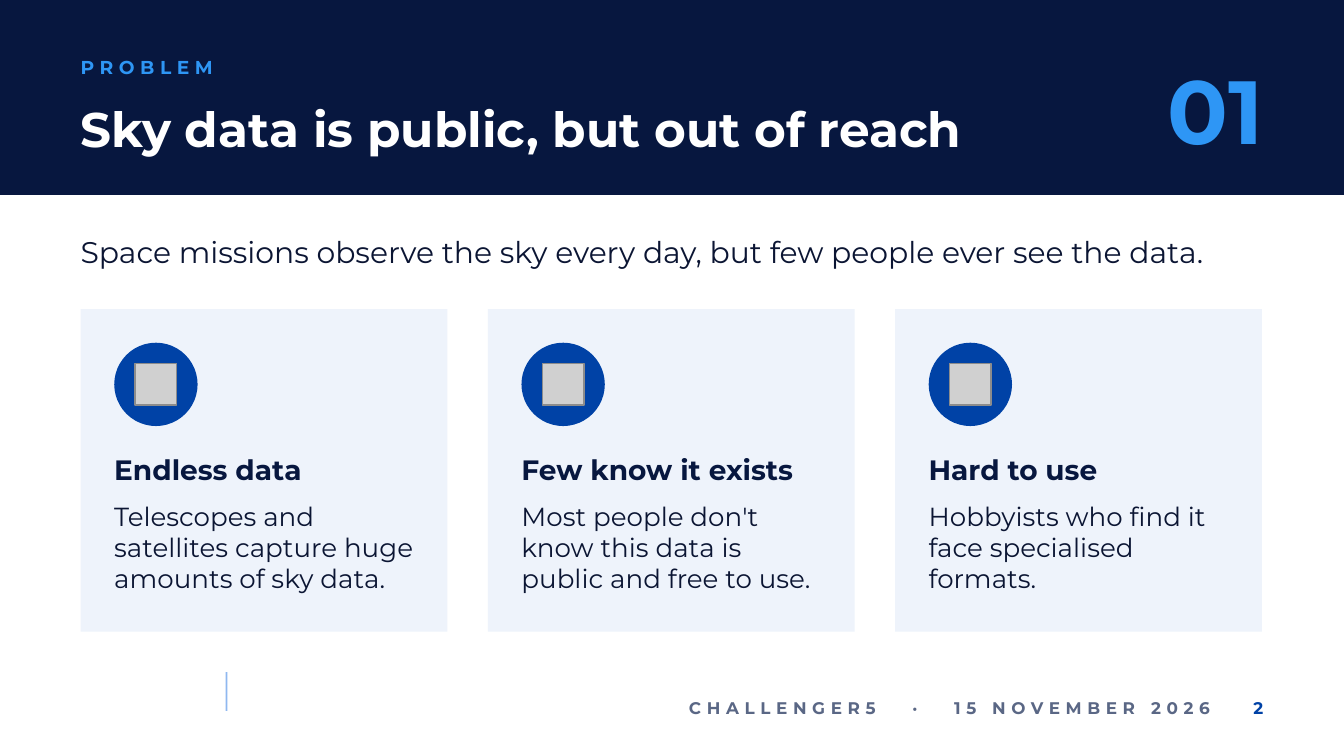
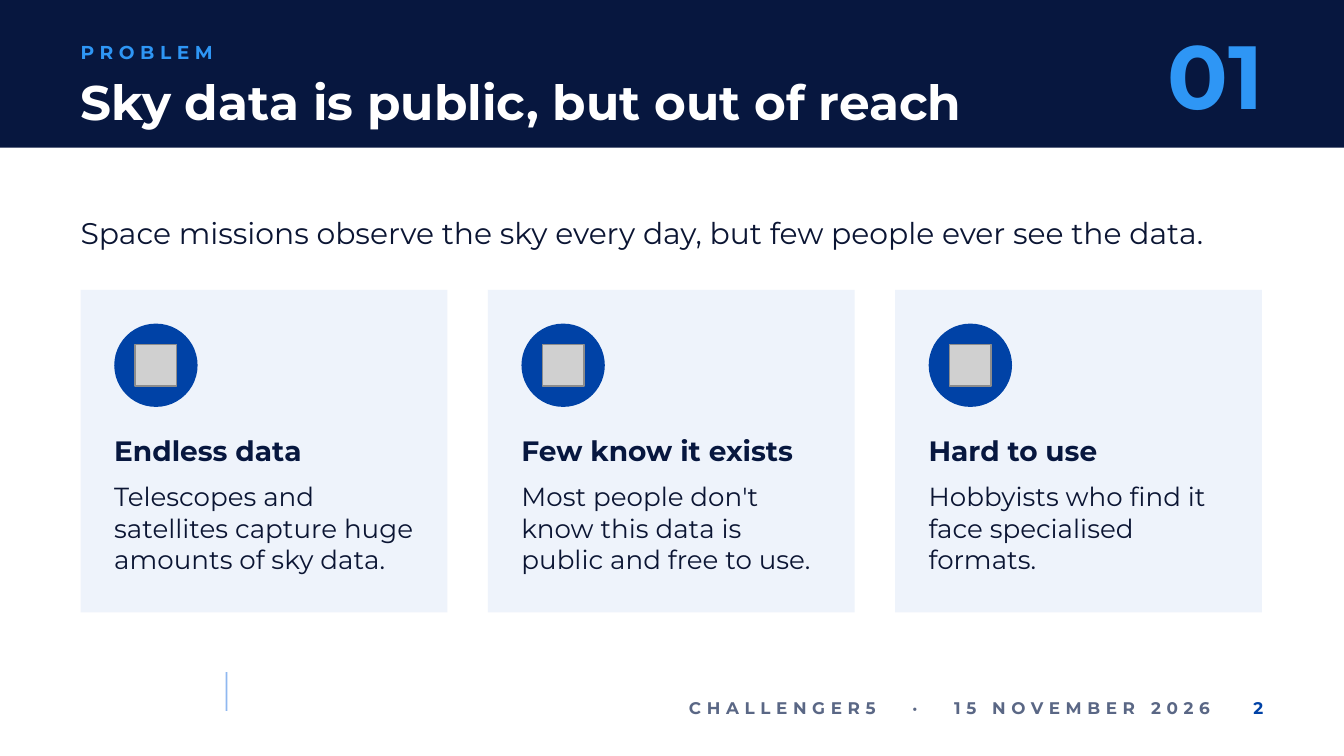
Before and after one commit to ngydc/sac-challenger5, a slide deck: slide 2 of docs/submission/CHALLENGER5_pitch.pptx. Drawn at 1344x756 pixels with LibreOffice and Linux fonts; fonts in the diff are those of the drawing; grey boxes stand for pictures; background and template pictures are left out. Boxes give left, top, right and bottom in pixels: in the first picture for what was removed or moved away, otherwise in the second. Text is boxed around its words. In the diff, an @@ line names an element or a change of style, - is before the commit and + after.

Commit message:
powerpoint 5

```diff
--- a/docs/submission/CHALLENGER5_pitch.pptx
+++ b/docs/submission/CHALLENGER5_pitch.pptx
@@ rectangle: place and size @@
-rectangle at <box>0,0,1344,195</box>
+rectangle at <box>0,0,1344,148</box>
@@ text "01": place and size @@
-text "01" at <box>1168,80,1264,145</box>
+text "01" at <box>1168,45,1264,110</box>
@@ text "PROBLEM": place and size @@
-text "PROBLEM" at <box>81,60,213,74</box>
+text "PROBLEM" at <box>81,45,213,59</box>
@@ title "Sky data is public, but ...": place and size @@
-title "Sky data is public, but ..." at <box>81,109,962,157</box>
+title "Sky data is public, but ..." at <box>81,82,962,130</box>
@@ 7 texts, 3 pictures, 3 rectangles, 3 ellipses: place and size @@
-7 texts, 3 pictures, 3 rectangles, 3 ellipses at <box>81,240,1262,632</box>
+7 texts, 3 pictures, 3 rectangles, 3 ellipses at <box>81,221,1262,613</box>
```
Also in this commit, not shown: 4 other slides changed, 7 slides added, 1 slide removed.
